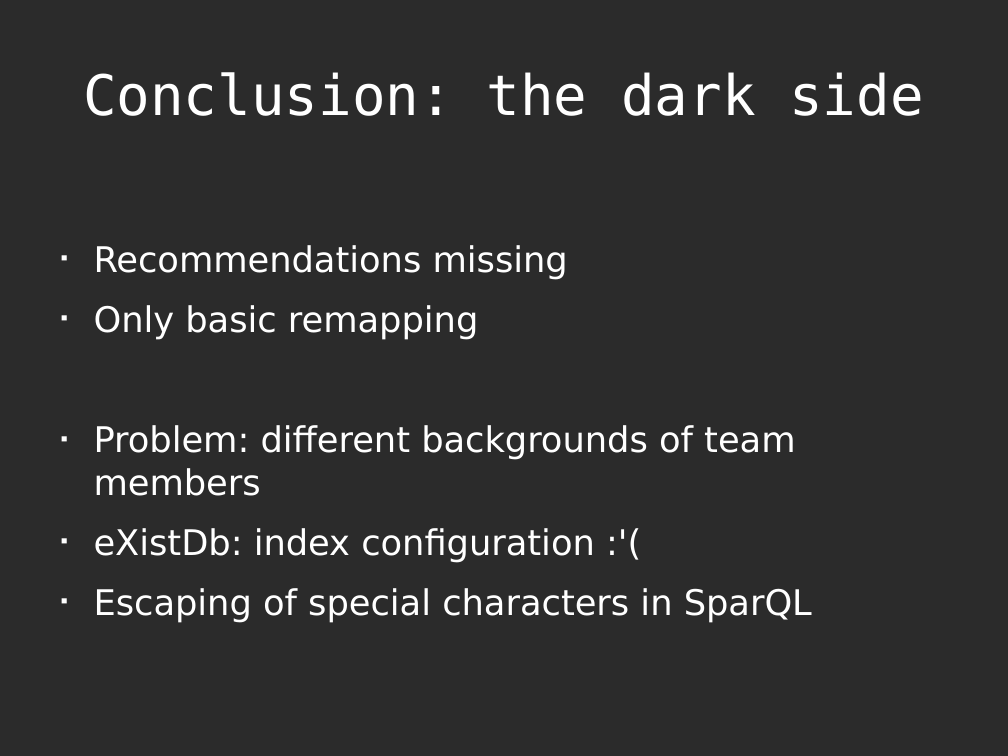
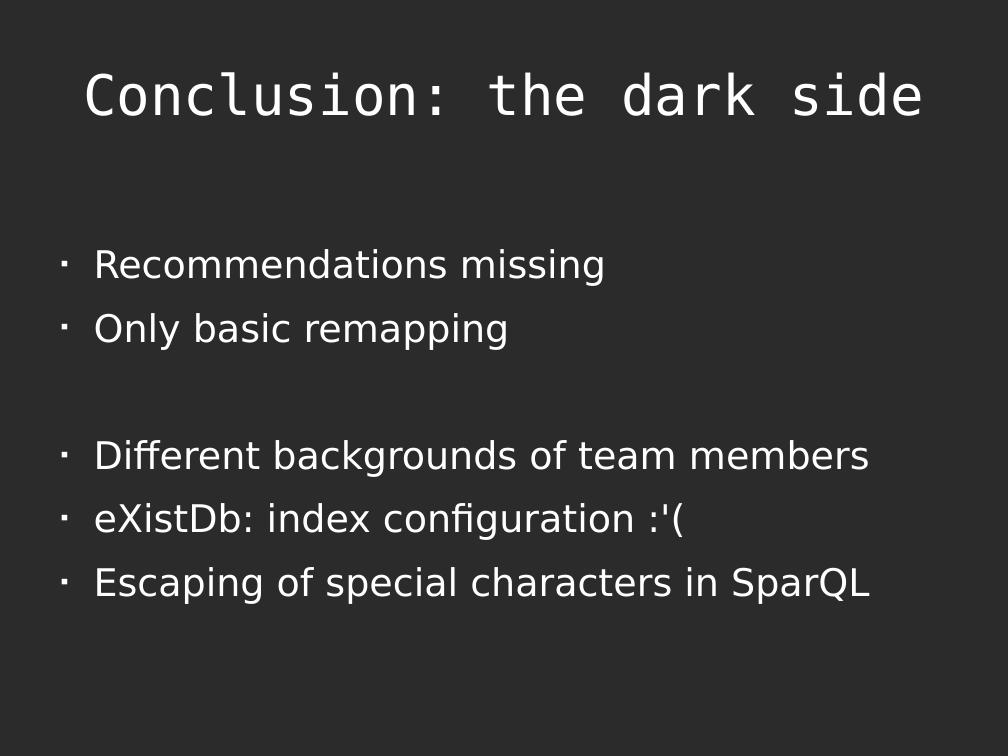
Before and after one commit to vogelsgesang/upc-od, a slide deck: slide 10 of documentation/od_presentation.odp (slide 9 before the commit). Drawn at 1008x756 pixels with LibreOffice and Linux fonts; fonts in the diff are those of the drawing; background and template pictures are left out; a plain dark background stands for a picture behind light text. Boxes give left, top, right and bottom in pixels: in the first picture for what was removed or moved away, otherwise in the second. Text is boxed around its words. In the diff, an @@ line names an element or a change of style, - is before the commit and + after.

Commit message:
updated the presentation (added TOC)

```diff
--- a/documentation/od_presentation.odp
+++ b/documentation/od_presentation.odp
@@ text at [94, 249, 869, 604]: size 27.8 to 30 pt in "Recommendations missing", "Only basic remapping", "eXistDb: index configuration :'(", "Escaping of special characters in SparQL" @@
@@ text at [94, 440, 870, 477]: text changed; size 27.8 to 30 pt @@
-■ Problem: different backgrounds of team members
+■ Different backgrounds of team members
```
Also in this commit, not shown: 1 slide added, 1 other file.
